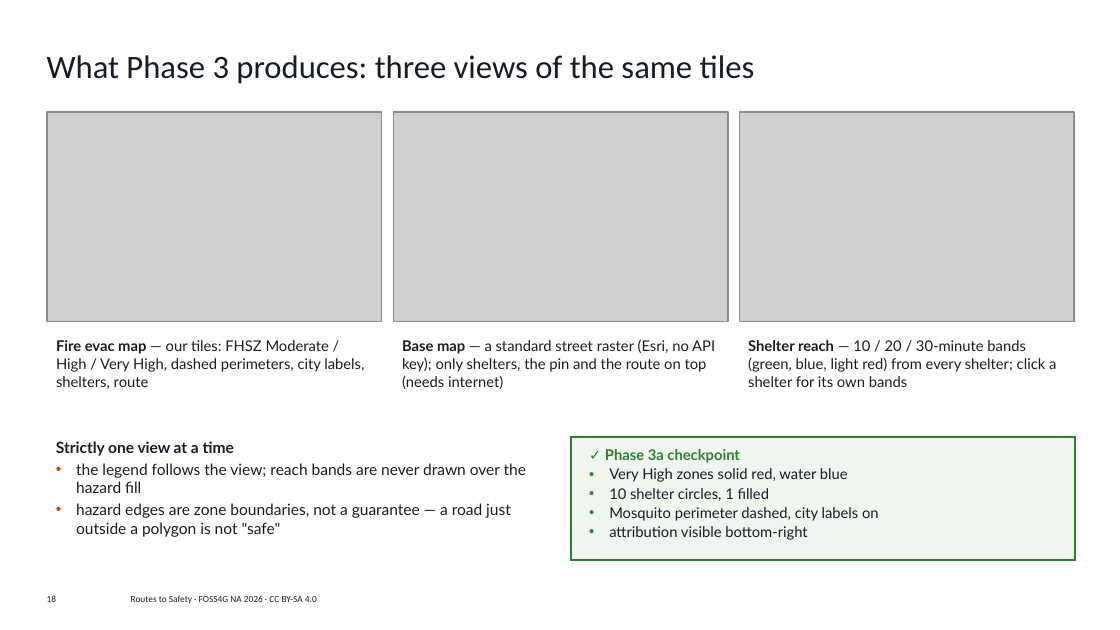
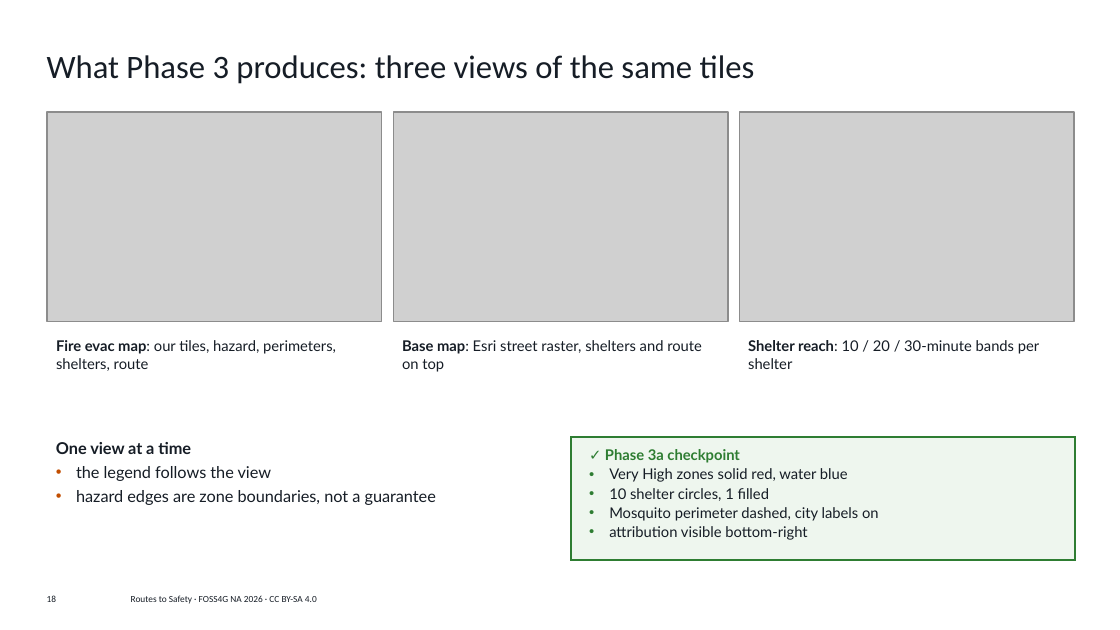
Before and after one commit to vishal4c/routes-to-safety-workshop, a slide deck: slide 18 of deck/Routes-to-Safety-FOSS4G-NA-2026.pptx. Drawn at 1120x630 pixels with LibreOffice and Linux fonts; fonts in the diff are those of the drawing; grey boxes stand for pictures; background and template pictures are left out. Boxes give left, top, right and bottom in pixels: in the first picture for what was removed or moved away, otherwise in the second. Text is boxed around its words. In the diff, an @@ line names an element or a change of style, - is before the commit and + after.

```diff
--- a/deck/Routes-to-Safety-FOSS4G-NA-2026.pptx
+++ b/deck/Routes-to-Safety-FOSS4G-NA-2026.pptx
@@ text at (56,340,336,371): text changed @@
-Fire evac map — our tiles: FHSZ Moderate / High / Very High, dashed perimeters, city labels, shelters, route
+Fire evac map: our tiles, hazard, perimeters, shelters, route
@@ text at (402,340,702,372): text changed @@
-Base map — a standard street raster (Esri, no API key); only shelters, the pin and the route on top (needs internet)
+Base map: Esri street raster, shelters and route on top
@@ text at (748,340,1039,369): text changed @@
-Shelter reach — 10 / 20 / 30-minute bands (green, blue, light red) from every shelter; click a shelter for its own bands
+Shelter reach: 10 / 20 / 30-minute bands per shelter
@@ text at (56,442,436,505): text changed; size 10 to 10.5 pt @@
-Strictly one view at a time
-• the legend follows the view; reach bands are never drawn over the hazard fill
-• hazard edges are zone boundaries, not a guarantee — a road just outside a polygon is not "safe"
+One view at a time
+• the legend follows the view
+• hazard edges are zone boundaries, not a guarantee
```
Also in this commit, not shown: 21 other slides changed, 1 other file.
